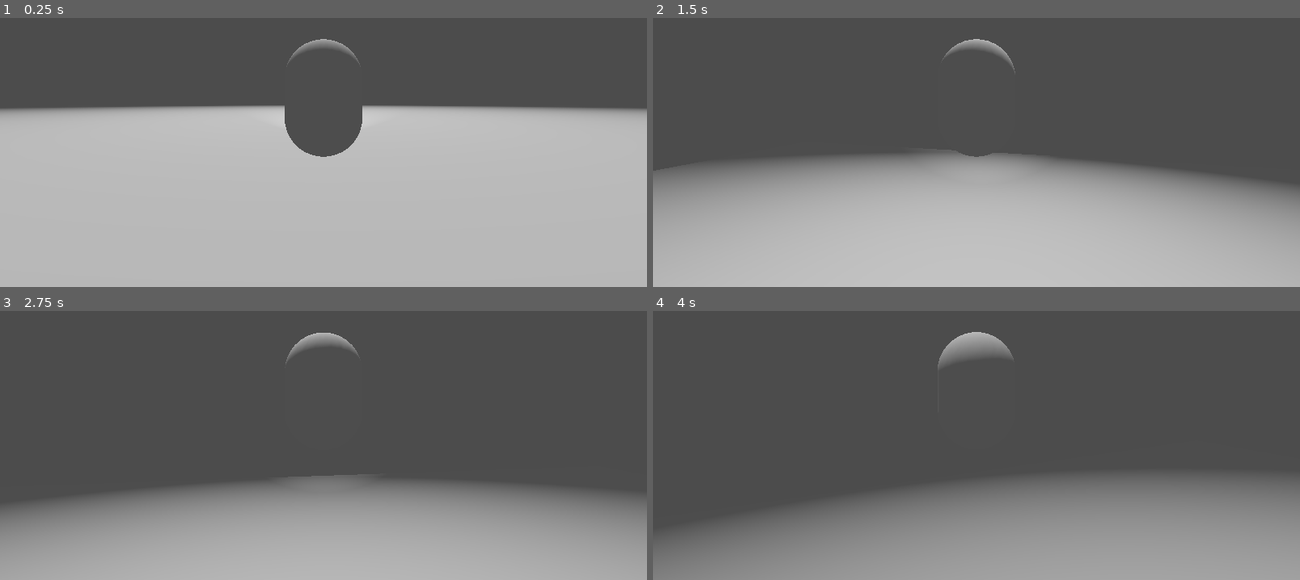
Above: before the commit, frames 1-4 (two rows, left to right).
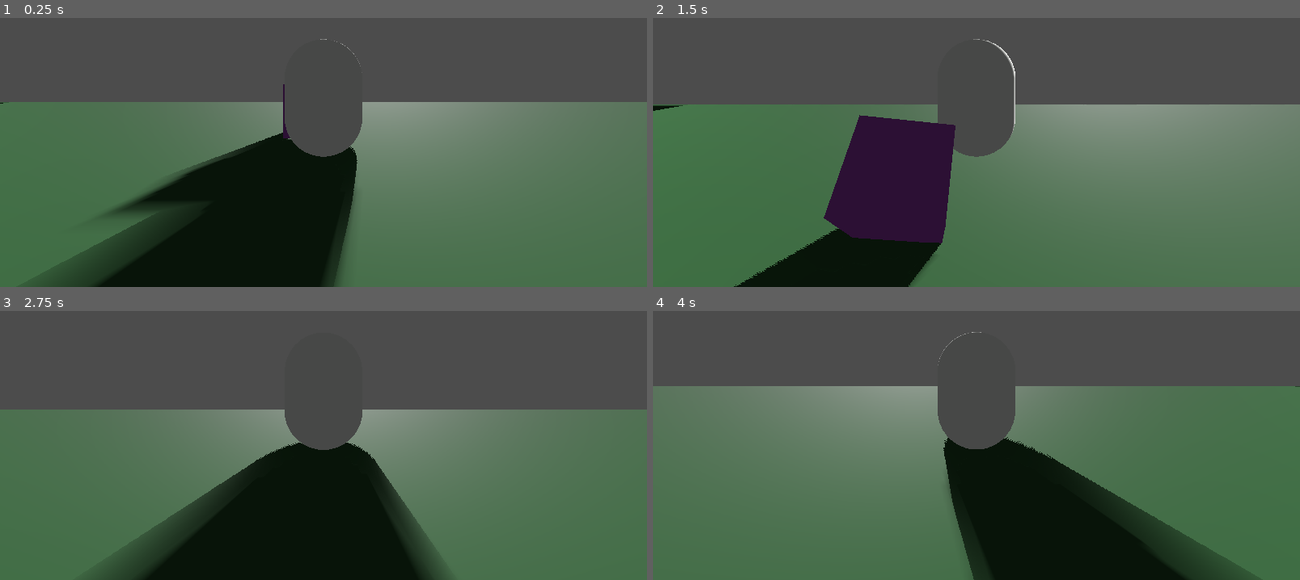
Above: after the commit, the same moments.

Repository: akulkarni3472/GodotWildJam-53
Game: Godot game, scene res://Levels/Level 1.tscn
Same seed, same stepped clock (60 frames per second), same inputs: the game is played once before the commit and once after it.
Inputs (mouse positions are in pixels of both pictures, inside the frame that each line leads up to):
- Up to frame 1 (0.25 s): no input
- Up to frame 2 (1.5 s): tap Enter at 0.5 s; move the mouse to (1008, 96) at 0.52 s; hold W (forward) from 0.53 s (still down); click (1008, 96) at 0.6 s; tap Space (jump) at 0.77, 0.8, 1.07, 1.35 s; move the mouse to (944, 98) at 1.27 s
- Up to frame 3 (2.75 s): keep holding W (forward); tap Space (jump) at 1.52, 1.82, 2.3 s; click (291, 391) at 1.55 s; move the mouse to (336, 383) at 2.02 s; click (336, 383) at 2.1 s
- Up to frame 4 (4 s): keep holding W (forward); move the mouse to (970, 397) at 2.77 s; click (970, 397) at 2.85 s; tap Space (jump) at 3.02, 3.32, 3.6, 3.77 s; move the mouse to (1021, 394) at 3.52 s

The runs differ from the first frame. In frame 1, 67% of the frame differs, in the area x 0-100%, y 7-100%; in frame 2, 65%; in frame 3, 61%; in frame 4, 69%.

Commit message:
Added simple grap/drop

Diff:
--- /dev/null
+++ b/Items/Block.tscn
@@ -0,0 +1,18 @@
+[gd_scene load_steps=4 format=2]
+
+[sub_resource type="BoxShape" id=1]
+
+[sub_resource type="CubeMesh" id=2]
+
+[sub_resource type="SpatialMaterial" id=3]
+albedo_color = Color( 0.615686, 0.266667, 0.709804, 1 )
+
+[node name="Block" type="RigidBody"]
+transform = Transform( 1, 0, 0, 0, 1, 0, 0, 0, 1, 0, 1, 0 )
+
+[node name="CollisionShape" type="CollisionShape" parent="."]
+shape = SubResource( 1 )
+
+[node name="MeshInstance" type="MeshInstance" parent="."]
+mesh = SubResource( 2 )
+material/0 = SubResource( 3 )
--- a/Levels/Level 1.tscn
+++ b/Levels/Level 1.tscn
@@ -1,33 +1,49 @@
-[gd_scene load_steps=4 format=2]
+[gd_scene load_steps=7 format=2]
 
 [ext_resource path="res://Player/Player.tscn" type="PackedScene" id=1]
+[ext_resource path="res://Items/Block.tscn" type="PackedScene" id=2]
+
+[sub_resource type="SpatialMaterial" id=5]
+albedo_color = Color( 0.14902, 0.32549, 0.168627, 1 )
 
 [sub_resource type="PlaneMesh" id=2]
+
+[sub_resource type="SpatialMaterial" id=4]
 
 [sub_resource type="BoxShape" id=3]
 
 [node name="Level 1" type="Spatial"]
 
-[node name="Floor" type="KinematicBody" parent="."]
-transform = Transform( 50, 0, 0, 0, 1, 0, 0, 0, 50, 0, 0, 0 )
+[node name="OmniLight" type="DirectionalLight" parent="."]
+transform = Transform( 0.983195, 1.61158e-07, -0.182561, 0.0522441, 0.958178, 0.281364, 0.174926, -0.286174, 0.942075, 49.7896, 88.2933, -101.741 )
+light_energy = 5.0
+light_indirect_energy = 0.0
+shadow_enabled = true
+shadow_contact = 3.6
+shadow_reverse_cull_face = true
+
+[node name="Floor" type="RigidBody" parent="."]
+transform = Transform( 200, 0, 0, 0, 1, 0, 0, 0, 200, 0, 0, 0 )
+mode = 1
+axis_lock_linear_y = true
+axis_lock_angular_x = true
+axis_lock_angular_y = true
+axis_lock_angular_z = true
 
 [node name="MeshInstance" type="MeshInstance" parent="Floor"]
+material_override = SubResource( 5 )
 mesh = SubResource( 2 )
+material/0 = SubResource( 4 )
 
 [node name="CollisionShape" type="CollisionShape" parent="Floor"]
 transform = Transform( 1, 0, 0, 0, 1, 0, 0, 0, 1, 0, -1, 0 )
 shape = SubResource( 3 )
 
 [node name="Player" parent="." instance=ExtResource( 1 )]
-transform = Transform( 1, 0, 0, 0, 1, 0, 0, 0, 1, 0, 1.65145, 0 )
+transform = Transform( 1, 0, 0, 0, 1, 0, 0, 0, 1, 0, 1.65145, 2.19558 )
 speed = 9.0
-jump_force = 30.0
+jump_force = 20.0
+gravity = 50
 
-[node name="SpotLight" type="SpotLight" parent="."]
-transform = Transform( 1, 0, 0, 0, 0.682534, 0.730854, 0, -0.730854, 0.682534, 0, 56.6163, 40.4905 )
-light_energy = 1.079
-light_indirect_energy = 0.0
-shadow_enabled = true
-shadow_bias = 10.0
-spot_range = 139.631
-spot_angle = 52.0313
+[node name="Block" parent="." instance=ExtResource( 2 )]
+transform = Transform( 1, 0, 0, 0, 1, 0, 0, 0, 1, 0.493419, 1, 6.222 )
--- a/Player/Player.gd
+++ b/Player/Player.gd
@@ -10,6 +10,10 @@
 
 onready var spring_arm= $SpringArm
 onready var model = $MeshInstance
+onready var grab_cast = $MeshInstance/GrabPos
+onready var hold_pos = $MeshInstance/GrabPos/HoldPos
+
+var held_object: Object
 
 func _ready():
 	#spring_arm.add_excluded_object(get_rid())
@@ -17,6 +21,7 @@
 
 func _physics_process(delta):
 	apply_gravity(delta)
+	grab()
 	move()
 	jump()
 	velocity = move_and_slide_with_snap(velocity, snap_vector, Vector3.UP, true)
@@ -46,3 +51,16 @@
 		velocity.y = jump_force
 	elif landed:
 		snap_vector = Vector3.DOWN
+
+func grab():
+	if Input.is_action_just_pressed("left_click"):
+		if held_object:
+			held_object.mode = RigidBody.MODE_RIGID
+			held_object.collision_mask = 1
+			held_object = null
+		elif grab_cast.get_collider():
+			held_object = grab_cast.get_collider()
+			held_object.mode = RigidBody.MODE_KINEMATIC
+			held_object.collision_mask = 0
+	if held_object:
+		held_object.global_transform.origin = held_object.global_transform.origin.linear_interpolate(hold_pos.global_transform.origin, lerp_val)
--- a/Player/Player.tscn
+++ b/Player/Player.tscn
@@ -1,32 +1,44 @@
-[gd_scene load_steps=6 format=2]
+[gd_scene load_steps=8 format=2]
 
 [ext_resource path="res://Player/Player.gd" type="Script" id=1]
 [ext_resource path="res://Player/SpringArm.gd" type="Script" id=2]
 
 [sub_resource type="CapsuleMesh" id=4]
 
+[sub_resource type="SpatialMaterial" id=8]
+albedo_color = Color( 0.937255, 0.945098, 0.929412, 1 )
+
 [sub_resource type="CapsuleMesh" id=7]
+
+[sub_resource type="SpatialMaterial" id=9]
+albedo_color = Color( 0.870588, 0.329412, 0.117647, 1 )
 
 [sub_resource type="CapsuleShape" id=5]
 
 [node name="Player" type="KinematicBody"]
 transform = Transform( 1, 0, 0, 0, 1, 0, 0, 0, 1, 0, 1.483, 0 )
 script = ExtResource( 1 )
-jump_force = 50.0
+jump_force = 30.0
+gravity = 20
 
 [node name="MeshInstance" type="MeshInstance" parent="."]
 transform = Transform( 1, 0, 0, 0, -4.37114e-08, -1, 0, 1, -4.37114e-08, 0, 0, 0 )
 mesh = SubResource( 4 )
-
-[node name="SpotLight" type="SpotLight" parent="MeshInstance"]
-transform = Transform( -1, 8.74228e-08, 4.37114e-08, -4.37114e-08, 1.91069e-15, -1, -8.74228e-08, -1, 1.91069e-15, 0, -9.10332e-09, -0.20826 )
-spot_range = 73.2321
-spot_angle = 23.2626
+material/0 = SubResource( 8 )
 
 [node name="MeshInstance2" type="MeshInstance" parent="MeshInstance"]
 transform = Transform( 0.2, 0, 0, 0, -0.0370098, -0.491365, 0, 0.196546, -0.0925246, 0, 0.648973, -0.447421 )
 mesh = SubResource( 7 )
 skeleton = NodePath("../..")
+material/0 = SubResource( 9 )
+
+[node name="GrabPos" type="RayCast" parent="MeshInstance"]
+transform = Transform( 1, 0, 0, 0, -1, -8.74228e-08, 0, 8.74228e-08, -1, 0, 0.0168104, -0.341484 )
+enabled = true
+cast_to = Vector3( 0, -4, 0 )
+
+[node name="HoldPos" type="Spatial" parent="MeshInstance/GrabPos"]
+transform = Transform( 1, 0, 0, 0, 1, 0, 0, 0, 1, 0, -3.96296, -1.19209e-07 )
 
 [node name="CollisionShape" type="CollisionShape" parent="."]
 transform = Transform( 1, 0, 0, 0, -4.37114e-08, -1, 0, 1, -4.37114e-08, 0, 0, 0 )
@@ -39,4 +51,5 @@
 script = ExtResource( 2 )
 mouse_sensitivity = 0.3
 
-[node name="Camera" type="Camera" parent="SpringArm"]
+[node name="Camera" type="InterpolatedCamera" parent="SpringArm"]
+enabled = true
Not shown, changed: .mono/metadata/ide_messaging_meta.txt
